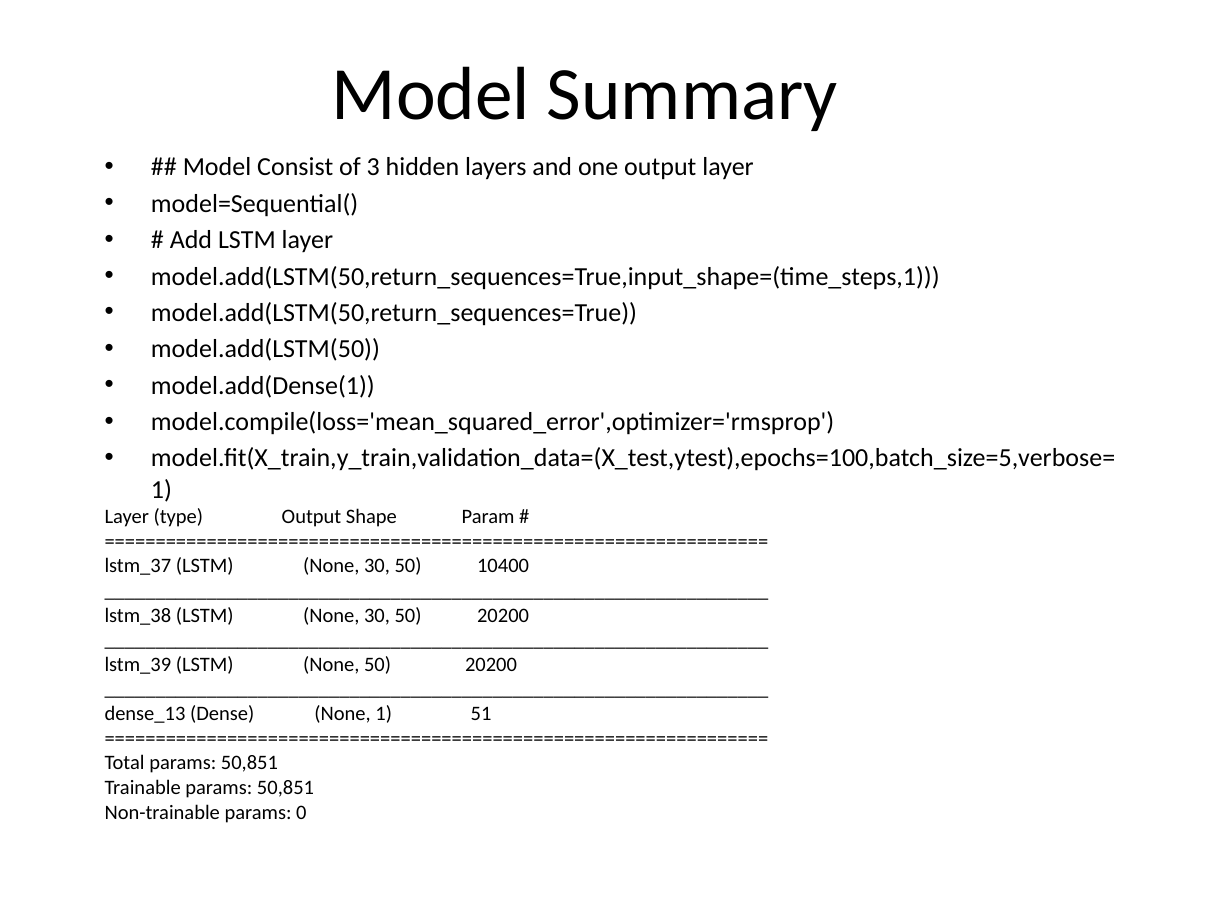
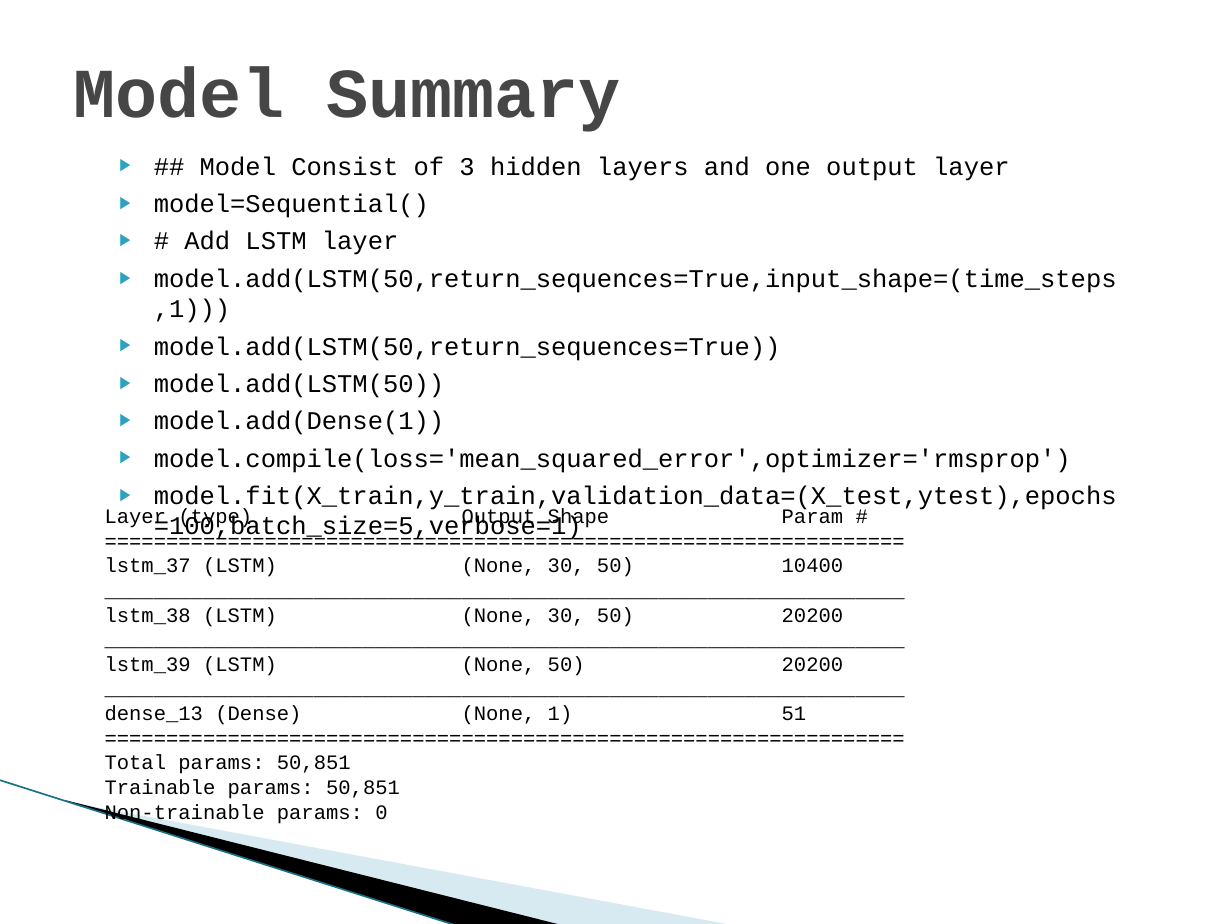
Before and after one commit to ziadmohd/NYCYellowTaxi, a slide deck: slide 12 of Impact of COVID-10 on NYC Taxi Industries.pptx (slide 11 before the commit). Drawn at 1232x924 pixels with LibreOffice and Linux fonts; fonts in the diff are those of the drawing; background and template pictures are left out. Boxes give left, top, right and bottom in pixels: in the first picture for what was removed or moved away, otherwise in the second. Text is boxed around its words. In the diff, an @@ line names an element or a change of style, - is before the commit and + after.

```diff
--- a/Impact of COVID-10 on NYC Taxi Industries.pptx
+++ b/Impact of COVID-10 on NYC Taxi Industries.pptx
@@ title "Model Summary" at <box>74,66,621,132</box>: size 44 to 41 pt, font Calibri to Courier New, text colour #000000 to #464646, bold on; alignment centre to left @@
@@ text "## Model Consist of 3 ..." at <box>154,156,1117,540</box>: size 15.2 to 14.9 pt, font Calibri to Courier New; bullet • to ▶ @@
@@ text "Layer (type) Output Shape Param ..." at <box>105,508,844,825</box>: font Calibri to Courier New @@
@@ line added from (0, 780) to (457, 924), #97C5D8 0.95 pt @@
@@ freeform shape added at <box>65,800,563,924</box>, fill #000000 @@
@@ freeform shape added at <box>68,801,733,924</box>, fill #A0CBDC at 40% opacity @@
```
Also in this commit, not shown: 14 other slides changed, 1 slide added.
